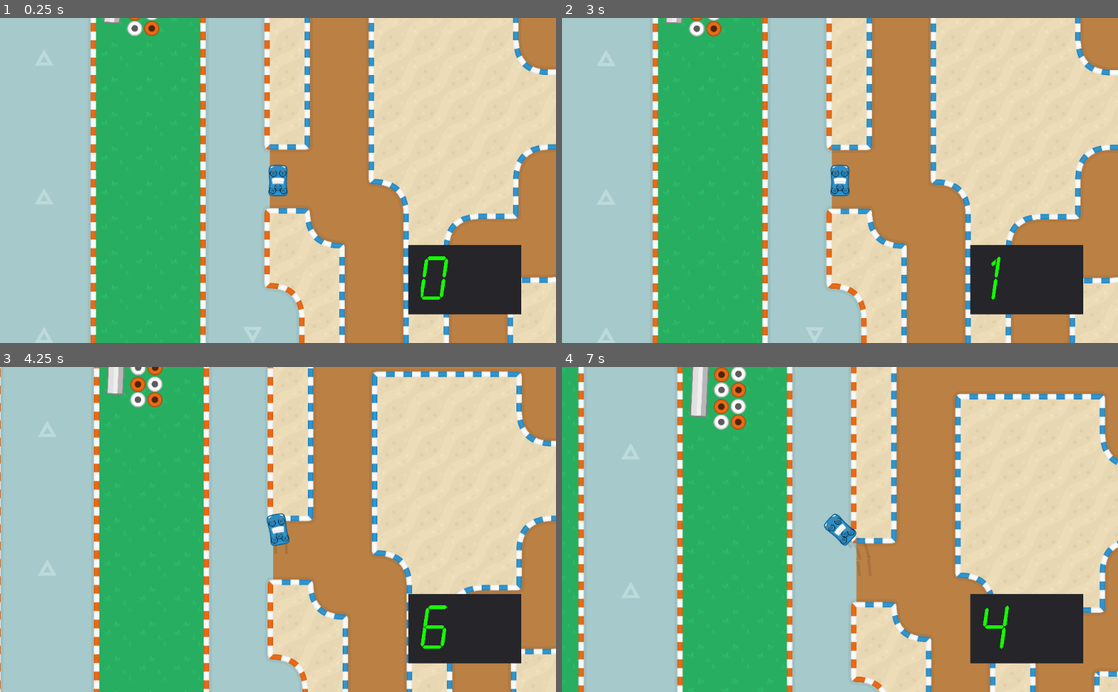
Above: before the commit, frames 1-4 (two rows, left to right).
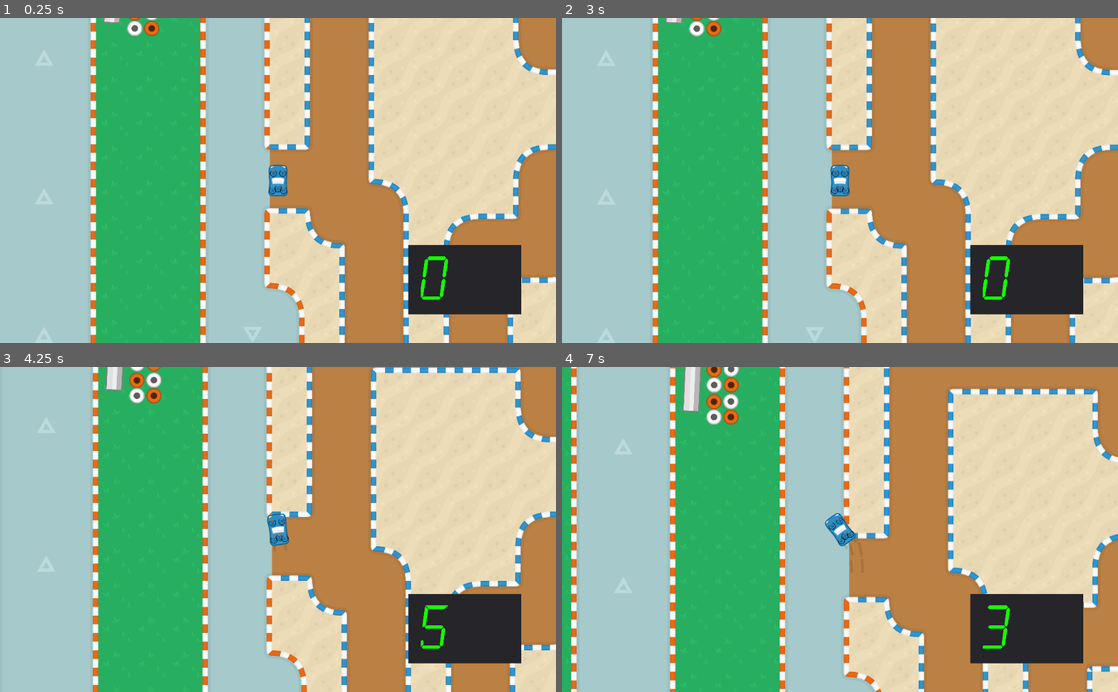
Above: after the commit, the same moments.

Repository: realtradam/optimal-direction
Game: Godot game, scene res://World.tscn
Two runs of this game, one before a commit and one after it. Both use one fixed random seed, a clock stepped at 60 frames per second and the inputs below.
Inputs:
- Up to frame 1 (0.25 s): no input
- Up to frame 2 (3 s): tap Enter at 0.5, 2 s; hold D (steer_right) 0.53-1.28 s; hold Shift (grip) 0.53-1.28 s; tap Space (brake) at 1.25, 2.75 s; hold Space (brake) 1.28-2.03 s; tap Shift (grip) at 1.35, 2.85 s; hold D (steer_right) 2.03-2.78 s; hold Shift (grip) 2.03-2.78 s; hold W (forward) from 2.78 s (still down)
- Up to frame 3 (4.25 s): release W (forward) at 3.53 s; hold A (steer_left) from 3.53 s (still down); hold Shift (grip) from 3.53 s (still down)
- Up to frame 4 (7 s): release Shift (grip) at 4.28 s; tap Shift (grip) at 4.35, 5.85 s; release A (steer_left) at 5.03 s; hold Space (brake) 5.03-5.78 s; hold Shift (grip) 5.03-5.78 s; hold D (steer_right) 5.78-6.53 s; hold W (forward) from 6.53 s (still down); hold Shift (grip) from 6.53 s (still down)

The runs differ from the first frame. In frame 1, less than 0.1% of the frame differs, in the area x 49-51%, y 51-54%; in frame 2, 0.3%; in frame 3, 7.8%; in frame 4, 18%, in the area x 1-100%, y 0-100%.

Commit message:
made weight distribution also more modular

Diff:
--- a/Racing-Game/4WheelCar/4WheelCar.tscn
+++ b/Racing-Game/4WheelCar/4WheelCar.tscn
@@ -1,15 +1,13 @@
-[gd_scene load_steps=8 format=2]
+[gd_scene load_steps=7 format=2]
 
 [ext_resource path="res://4WheelCar/CarBody.gd" type="Script" id=1]
 [ext_resource path="res://Art(non-orig)/PNG/Cars/big/blue/car_blue_2.png" type="Texture" id=2]
-[ext_resource path="res://Art(non-orig)/crosshair(isorig).png" type="Texture" id=3]
+[ext_resource path="res://4WheelCar/WeightCreation.gd" type="Script" id=4]
 [ext_resource path="res://4WheelCar/CarProperties.gd" type="Script" id=6]
 [ext_resource path="res://4WheelCar/WheelCreation.gd" type="Script" id=9]
 
 [sub_resource type="RectangleShape2D" id=2]
 extents = Vector2( 35.7301, 58.1399 )
-
-[sub_resource type="RectangleShape2D" id=1]
 
 [node name="4WheelCar" type="Node"]
 script = ExtResource( 6 )
@@ -28,26 +26,8 @@
 modulate = Color( 0, 0, 0, 1 )
 shape = SubResource( 2 )
 
-[node name="Engine" type="RigidBody2D" parent="CarBody"]
-position = Vector2( 0, 26 )
-z_index = 2
-mass = 10.0
-
-[node name="CollisionShape2D" type="CollisionShape2D" parent="CarBody/Engine"]
-z_index = 2
-shape = SubResource( 1 )
-disabled = true
-__meta__ = {
-"_edit_group_": true
-}
-
-[node name="Sprite" type="Sprite" parent="CarBody/Engine"]
-texture = ExtResource( 3 )
-
 [node name="Wheels" type="Node" parent="CarBody"]
 script = ExtResource( 9 )
 
-[node name="PinjointEngine" type="PinJoint2D" parent="CarBody"]
-position = Vector2( 0, 26 )
-node_a = NodePath("../Engine")
-node_b = NodePath("..")
+[node name="Weight" type="Node" parent="CarBody"]
+script = ExtResource( 4 )
--- a/Racing-Game/4WheelCar/BackWheel.gd
+++ b/Racing-Game/4WheelCar/BackWheel.gd
@@ -33,7 +33,6 @@
 
 	if Input.is_action_pressed("forward"):
 		if !Input.is_action_pressed("brake"):
-			print("GO")
 			apply_central_impulse(Vector2(0,-gear(velocity, hp, acceleration)).rotated(carAngle)*delta*5000)
 		else:
 			pass
--- a/Racing-Game/4WheelCar/CarBody.gd
+++ b/Racing-Game/4WheelCar/CarBody.gd
@@ -9,6 +9,8 @@
 
 func _ready():
 	angular_damp = 5
+
+
 	pass
 
 func _process(_delta):
--- a/Racing-Game/4WheelCar/Engine.gd
+++ /dev/null
@@ -1,13 +0,0 @@
-extends RigidBody2D
-
-# Declare member variables here. Examples:
-# var a = 2
-# var b = "text"
-
-# Called when the node enters the scene tree for the first time.
-func _ready():
-	pass # Replace with function body.
-
-# Called every frame. 'delta' is the elapsed time since the previous frame.
-func _process(delta):
-	set_rotation(get_node("../../CarBody").get_rotation())
--- /dev/null
+++ b/Racing-Game/4WheelCar/Weight.gd
@@ -0,0 +1,26 @@
+extends RigidBody2D
+
+
+# Called when the node enters the scene tree for the first time.
+func _ready():
+	pass # Replace with function body.
+
+
+# Called every frame. 'delta' is the elapsed time since the previous frame.
+#func _process(delta):
+#	pass
+
+func initVars(dataArray):
+#	#---Creating and attaching pinjoint to wheel
+	mass = dataArray[2]
+	var tempA = PinJoint2D.new()
+	tempA.set_position(Vector2(dataArray[0],dataArray[1]))
+	print(get_parent().get_parent().get_path())
+	tempA.set_node_a(get_path())
+	tempA.set_node_b(get_parent().get_parent().get_path())
+	tempA.softness = 0
+	tempA.bias = 0
+	tempA.disable_collision = true
+	get_parent().add_child(tempA)
+#	#---
+	pass
--- /dev/null
+++ b/Racing-Game/4WheelCar/Weight.tscn
@@ -0,0 +1,23 @@
+[gd_scene load_steps=4 format=2]
+
+[ext_resource path="res://Art(non-orig)/crosshair(isorig).png" type="Texture" id=1]
+[ext_resource path="res://4WheelCar/Weight.gd" type="Script" id=2]
+
+[sub_resource type="RectangleShape2D" id=1]
+
+[node name="Weight" type="RigidBody2D"]
+position = Vector2( -0.446396, 25.4176 )
+z_index = 2
+mass = 10.0
+script = ExtResource( 2 )
+
+[node name="CollisionShape2D" type="CollisionShape2D" parent="."]
+z_index = 2
+shape = SubResource( 1 )
+disabled = true
+__meta__ = {
+"_edit_group_": true
+}
+
+[node name="Sprite" type="Sprite" parent="."]
+texture = ExtResource( 1 )
--- /dev/null
+++ b/Racing-Game/4WheelCar/WeightCreation.gd
@@ -0,0 +1,23 @@
+extends Node
+
+
+# This script creates and attaches all "masses". This makes it possible
+# to simulate unbalanced weight distribution in a vehicle
+
+
+# Called when the node enters the scene tree for the first time.
+func _ready():
+	createWeight([0,30,30])
+	pass # Replace with function body.
+
+
+# Called every frame. 'delta' is the elapsed time since the previous frame.
+#func _process(delta):
+#	pass
+
+func createWeight(dataArray):
+		var weighttemp_resource = load("res://4WheelCar/Weight.tscn")
+		var weighttemp = weighttemp_resource.instance()
+		weighttemp.set_position(Vector2(dataArray[0],dataArray[1]))
+		add_child(weighttemp)
+		weighttemp.initVars(dataArray)
--- a/Racing-Game/4WheelCar/Wheel.gd
+++ b/Racing-Game/4WheelCar/Wheel.gd
@@ -28,8 +28,6 @@
 #	#---Creating and attaching pinjoint to wheel
 	var tempA = PinJoint2D.new()
 	tempA.set_position(Vector2(dataArray[0],dataArray[1]))
-#	var tempB = Sprite.new()
-	print(get_parent().get_parent().get_path())
 	tempA.set_node_a(get_path())
 	tempA.set_node_b(get_parent().get_parent().get_path())
 	tempA.softness = 0
--- a/Racing-Game/4WheelCar/WheelCreation.gd
+++ b/Racing-Game/4WheelCar/WheelCreation.gd
@@ -1,9 +1,8 @@
 extends Node
 
 
-# Declare member variables here. Examples:
-# var a = 2
-# var b = "text"
+# This script creates and attaches all the wheels. Depending on the variables
+# given to this script, it can generate different type of vehicles
 
 
 # Called when the node enters the scene tree for the first time.
